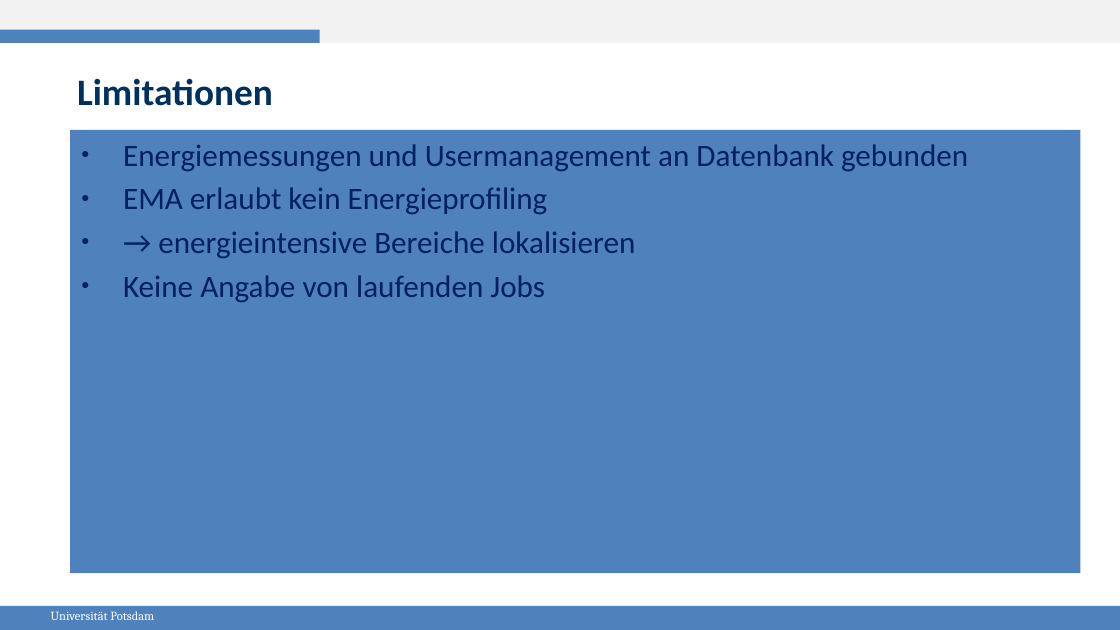
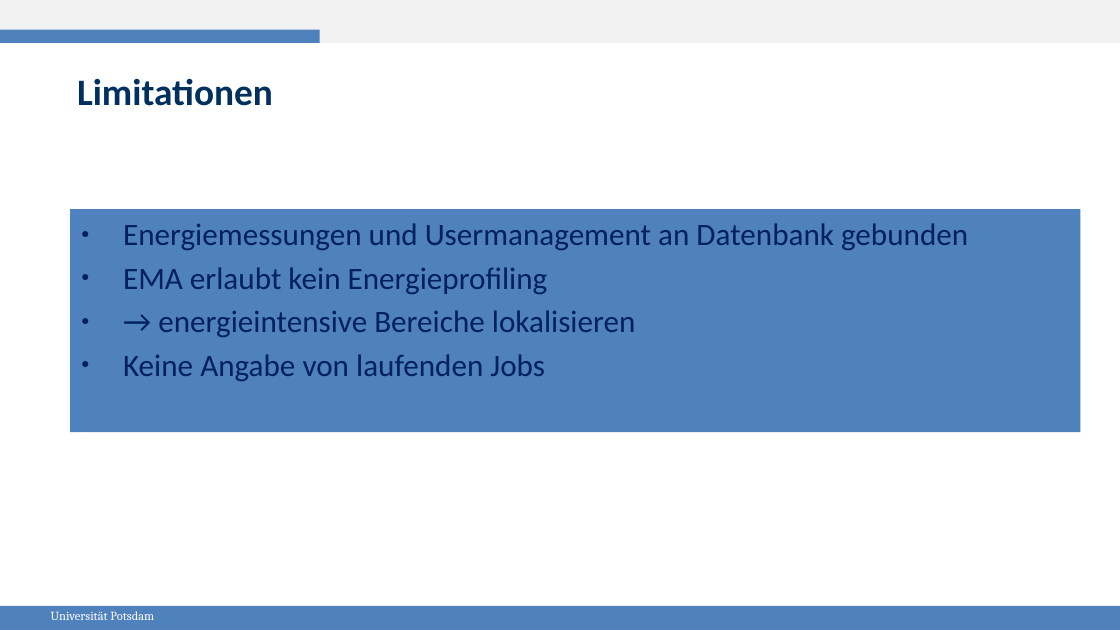
Before and after one commit to gespel/EPSA, a slide deck: slide 15 of praesi.odp (slide 12 before the commit). Drawn at 1120x630 pixels with LibreOffice and Linux fonts; fonts in the diff are those of the drawing. Boxes give left, top, right and bottom in pixels: in the first picture for what was removed or moved away, otherwise in the second. Text is boxed around its words. In the diff, an @@ line names an element or a change of style, - is before the commit and + after.

```diff
--- a/praesi.odp
+++ b/praesi.odp
@@ rectangle "Energiemessungen und Usermanagement an Datenbank ...": place and size @@
-rectangle "Energiemessungen und Usermanagement an Datenbank ..." at (71,130,1081,573)
+rectangle "Energiemessungen und Usermanagement an Datenbank ..." at (71,209,1081,432)
```
Also in this commit, not shown: 7 other slides changed, 3 slides added, 1 other file.
